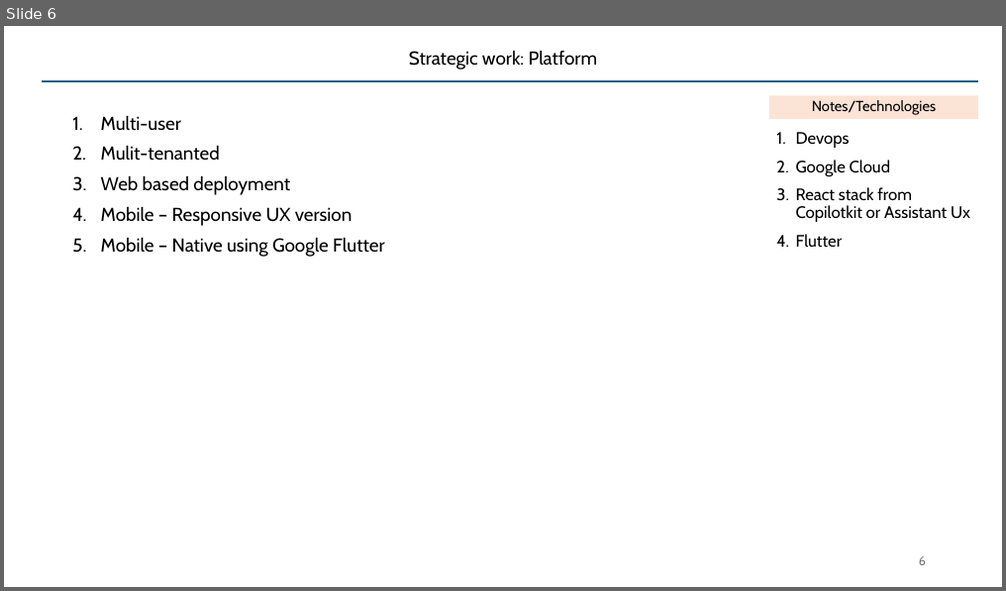
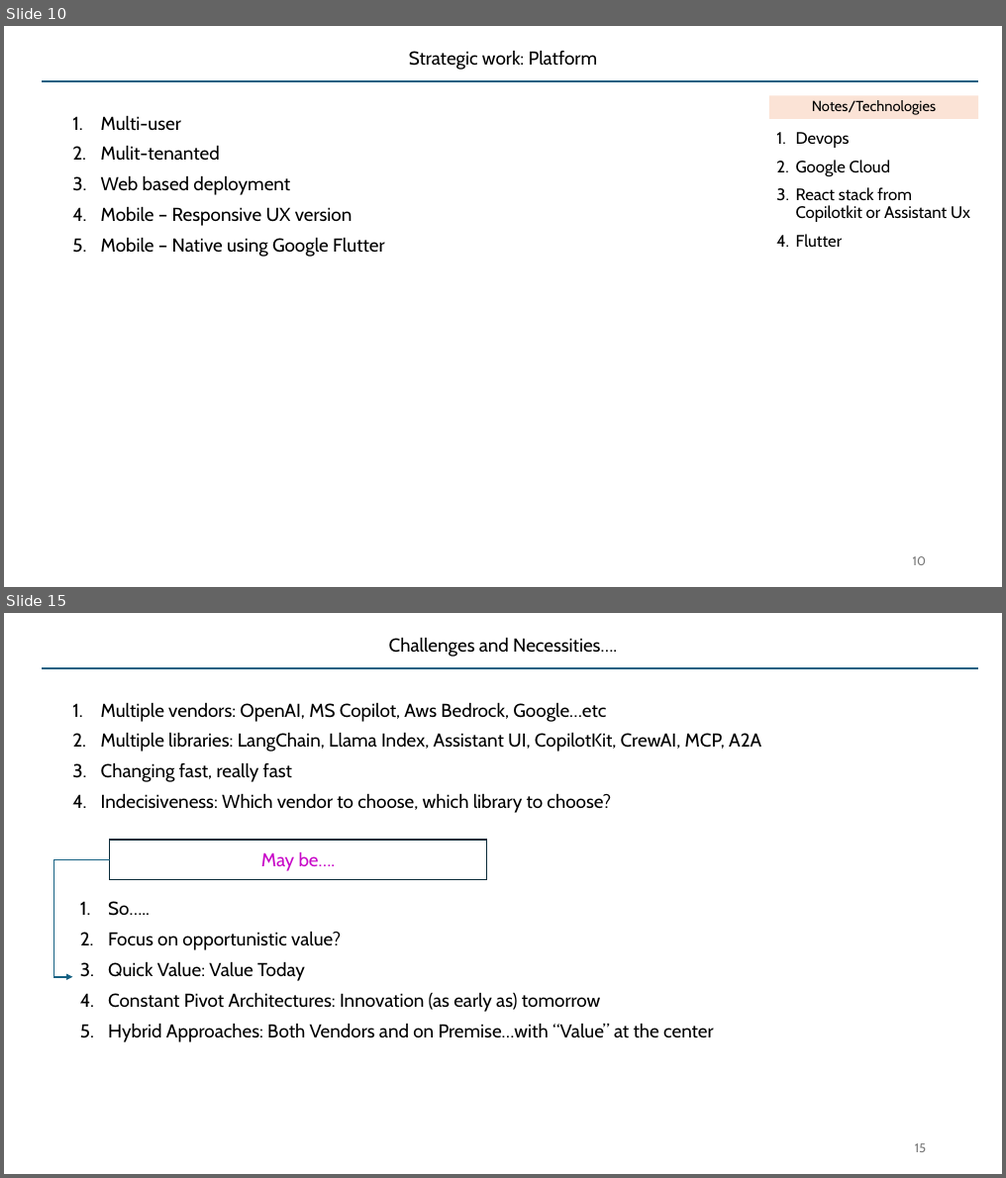
Before and after one commit to SatyaKomatineni/articles-repo, a slide deck: architecture/applied-genai-testbed.pptx. Shown one above the other, each under a label of ours: slide 6 before the commit, slides 10 and 15 after it; the slides between them are not shown. The pictures are 1006x591 and 1006x1178 pixels, drawn with LibreOffice and Linux fonts; fonts in the diff are those of the drawing. Boxes give left, top, right and bottom in pixels: in the first picture for what was removed or moved away, otherwise in the second. Text is boxed around its words. In the diff, an @@ line names an element or a change of style, - is before the commit and + after.

```diff
--- a/architecture/applied-genai-testbed.pptx
+++ b/architecture/applied-genai-testbed.pptx
@@ slide 15 added at [4,613,1002,1174], background #FFFFFF; not listed: 1 template element that a slide beside it also shows @@
@@ title added at [389,637,617,657], 18 pt, text #000000 @@
+Challenges and Necessities….
@@ text added at [101,702,761,813], 18 pt, text #000000 @@
+1. Multiple vendors: OpenAI, MS Copilot, Aws Bedrock, Google…etc
+2. Multiple libraries: LangChain, Llama Index, Assistant UI, CopilotKit, CrewAI, MCP, A2A
+3. Changing fast, really fast
+4. Indecisiveness: Which vendor to choose, which library to choose?
@@ rectangle added at [110,840,487,879], outline #092A39 1.5 pt, 18 pt, text #C808C8 @@
+May be….
@@ elbow arrow added from (110, 861) to (73, 977), #156082 1.5 pt @@
@@ text added at [108,901,714,1043], 18 pt, text #000000 @@
+1. So…..
+2. Focus on opportunistic value?
+3. Quick Value: Value Today
+4. Constant Pivot Architectures: Innovation (as early as) tomorrow
+5. Hybrid Approaches: Both Vendors and on Premise…with “Value” at the center
@@ page number added at [915,1144,926,1153], 12 pt, text #797979 @@
+15
@@ what was slide 6 is now slide 10 @@
@@ page number at [913,557,926,566]: text changed @@
-6
+10
```
Also in this commit, not shown: 3 slides changed, 13 other slides added.
